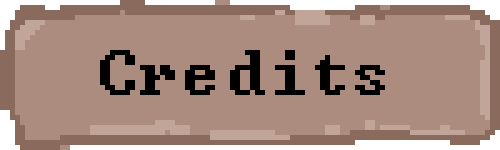
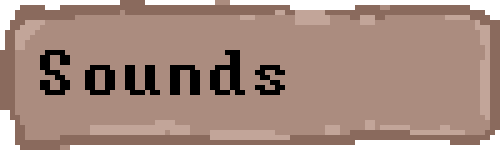
Layered file, before and after one edit (500x150). Changes by layer:
added layer "Sounds" above "Music" over [40, 50, 285, 95]
renamed "Credits" to "Music", hid it, painted on it over [50, 50, 385, 95]
